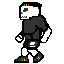
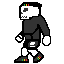
Two versions of the same layered image (64px x 64px). Layer-by-layer changes:
renamed "standFrame1 copy #1" to "standFrame1 copy #2", painted on it over box(35, 15, 52, 46)
